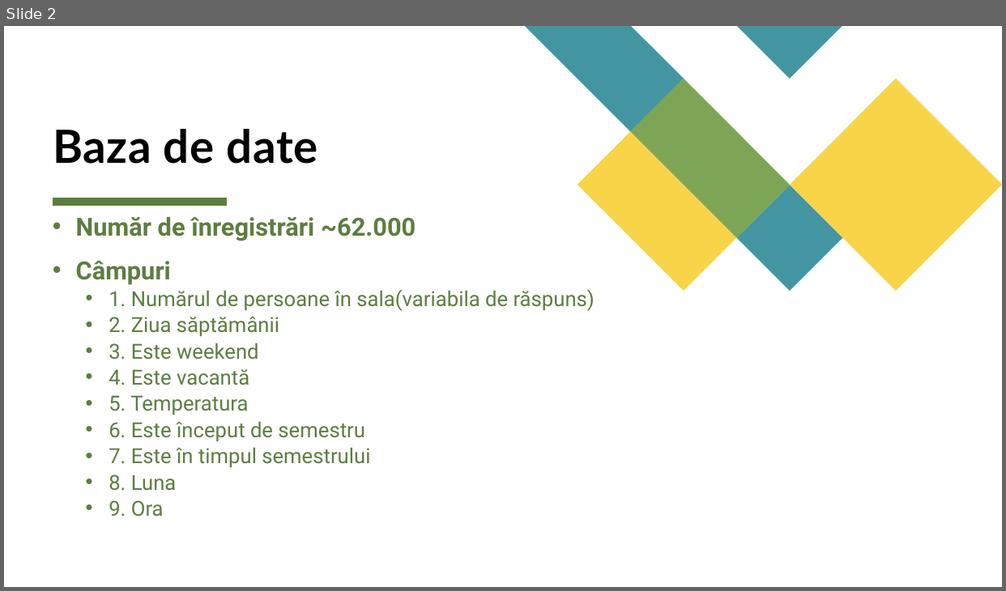
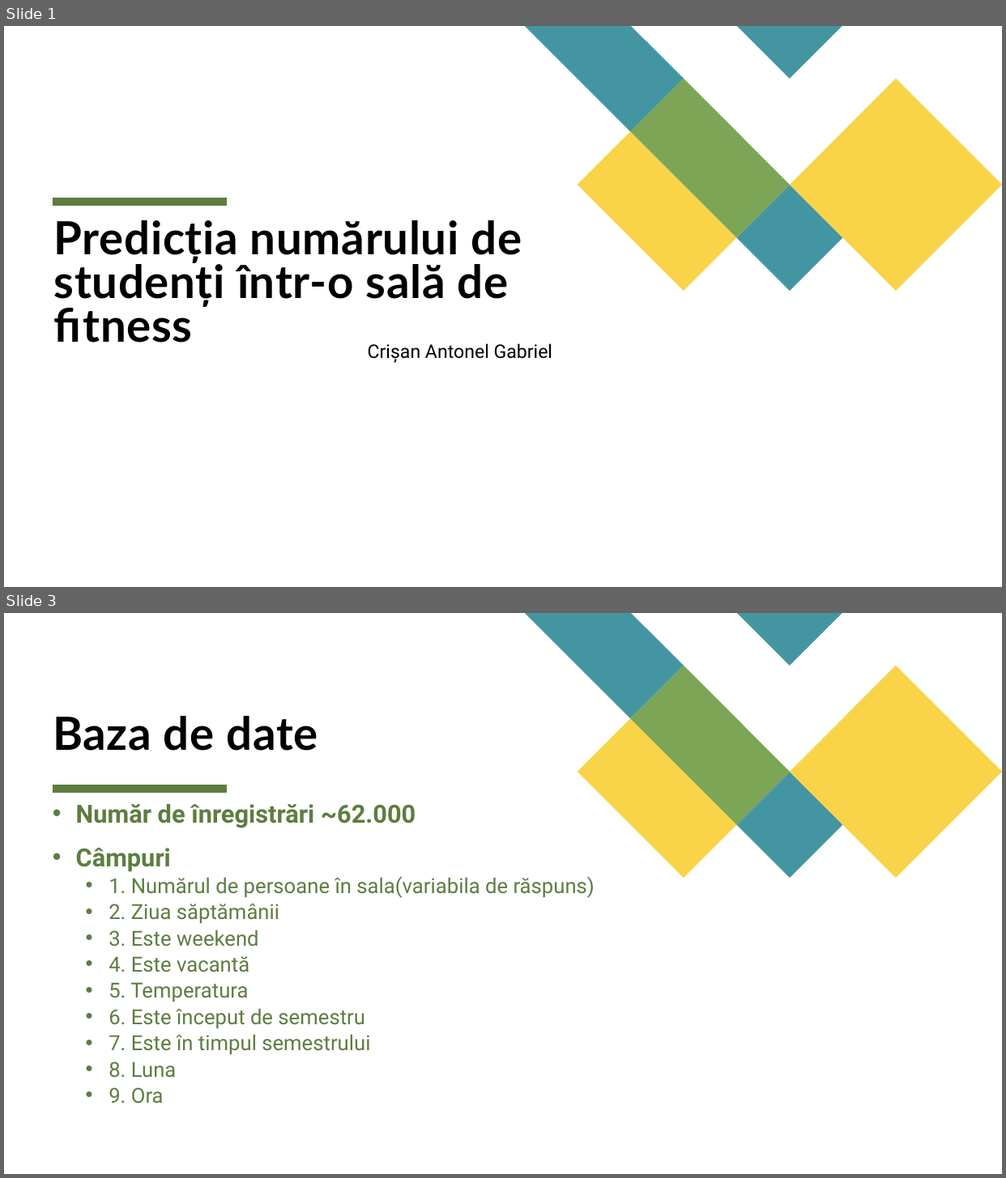
Before and after one commit to AntonelCrisan/CrowdednessCampusGYM, a slide deck: CrowdednessCampusGYM - Crisan Antonel Gabriel.pptx. Shown one above the other, each under a label of ours: slide 2 before the commit, slides 1 and 3 after it; the slides between them are not shown. The pictures are 1006x591 and 1006x1178 pixels, drawn with LibreOffice and Linux fonts; fonts in the diff are those of the drawing. Boxes give left, top, right and bottom in pixels: in the first picture for what was removed or moved away, otherwise in the second. Text is boxed around its words. In the diff, an @@ line names an element or a change of style, - is before the commit and + after.

```diff
--- a/CrowdednessCampusGYM - Crisan Antonel Gabriel.pptx
+++ b/CrowdednessCampusGYM - Crisan Antonel Gabriel.pptx
@@ slide 1 added at [4, 26, 1002, 587], background #FFFFFF; not listed: 6 template elements that a slide beside it also shows @@
@@ title added at [54, 220, 522, 343], 44 pt, text #000000, bold @@
+Predicția numărului de studenți într-o sală de fitness
@@ text added at [368, 344, 552, 363], 18 pt, text #000000 @@
+Crișan Antonel Gabriel
@@ what was slide 2 is now slide 3 @@
```
Also in this commit, not shown: 2 slides changed, 3 other files.
